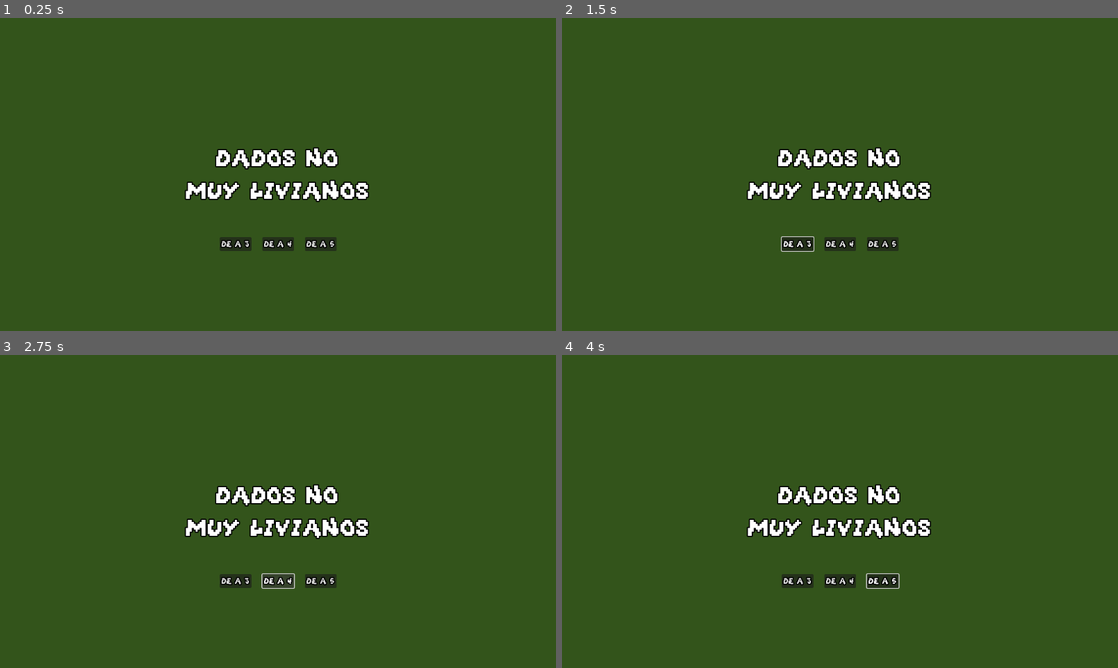
Above: before the commit, frames 1-4 (two rows, left to right).
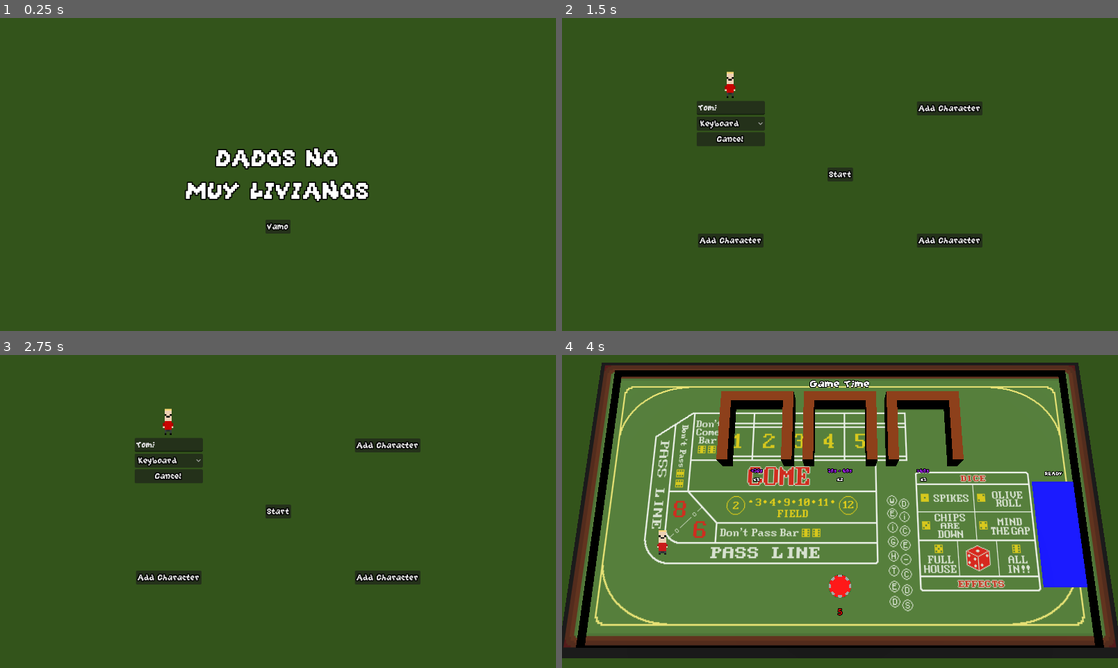
Above: after the commit, the same moments.

Repository: Laks0/weighted-dice-3d
Game: Godot game, scene res://Scenes/MainMenu/MainMenu.tscn
Same seed, same stepped clock (60 frames per second), same inputs: the game is played once before the commit and once after it.
Inputs (mouse positions are in pixels of both pictures, inside the frame that each line leads up to):
- Up to frame 1 (0.25 s): no input
- Up to frame 2 (1.5 s): click (795, 243) at 0.5 s, where only the run before the commit has a clickable "DE A 3"; click (840, 227) at 1.25 s, where only the run after the commit has a clickable "Vamo"
- Up to frame 3 (2.75 s): click (278, 580) at 2 s, where only the run before the commit has a clickable "DE A 4"
- Up to frame 4 (4 s): click (884, 580) at 2.75 s, where only the run before the commit has a clickable "DE A 5"; click (840, 511) at 3.5 s, where only the run after the commit has a clickable "Start"

The runs differ from the first frame. In frame 1, 1.0% of the frame differs, in the area x 39-61%, y 64-75%; in frame 2, 6.8%; in frame 3, 6.6%; in frame 4, 88%, in the area x 0-100%, y 2-97%.

Commit message:
Menú principal simple

Diff:
--- a/Classes/Die/Die.tscn
+++ b/Classes/Die/Die.tscn
@@ -18,21 +18,6 @@
 
 [sub_resource type="ConvexPolygonShape3D" id="ConvexPolygonShape3D_5v7i0"]
 points = PackedVector3Array(-0.893276, -0.985924, -0.862587, 0.893277, 0.985925, 0.862588, 0.893276, 0.985924, -0.86258 …(906 unchanged characters)…
-
-[sub_resource type="Animation" id="Animation_qrc6i"]
-resource_name = "Rotate1"
-tracks/0/type = "rotation_3d"
-tracks/0/imported = false
-tracks/0/enabled = true
-tracks/0/path = NodePath(".")
-tracks/0/interp = 1
-tracks/0/loop_wrap = true
-tracks/0/keys = PackedFloat32Array(1, 1, -0.707107, 0, 0, 0.707107)
-
-[sub_resource type="AnimationLibrary" id="AnimationLibrary_i73pv"]
-_data = {
-"Rotate1": SubResource("Animation_qrc6i")
-}
 
 [sub_resource type="BoxShape3D" id="BoxShape3D_c2hqq"]
 size = Vector3(0.916434, 0.87252, 0.9176)
@@ -71,6 +56,7 @@
 material = SubResource("StandardMaterial3D_bmhk7")
 
 [node name="Die" type="RigidBody3D"]
+transform = Transform3D(1, 0, 0, 0, -4.37114e-08, 1, 0, -1, -4.37114e-08, 0, 0, 0)
 collision_layer = 4
 collision_mask = 4
 mass = 10.0
@@ -88,11 +74,6 @@
 [node name="CollisionShape3D" type="CollisionShape3D" parent="."]
 transform = Transform3D(0.5, 0, 0, 0, 0.5, 0, 0, 0, 0.5, 0, 0, 0)
 shape = SubResource("ConvexPolygonShape3D_5v7i0")
-
-[node name="AnimationPlayer" type="AnimationPlayer" parent="."]
-libraries = {
-"": SubResource("AnimationLibrary_i73pv")
-}
 
 [node name="StateMachine" type="Node" parent="."]
 script = ExtResource("3_orssd")
--- a/Classes/Monigotes/Monigote.tscn
+++ b/Classes/Monigotes/Monigote.tscn
@@ -33,7 +33,7 @@
 shaded = true
 texture_filter = 0
 render_priority = 10
-animation = &"Grabbing"
+animation = &""
 autoplay = "Idle"
 
 [node name="CollisionShape3D" type="CollisionShape3D" parent="."]
--- a/Scenes/BettingScreenOld/BettingScreen.gd
+++ /dev/null
@@ -1,36 +0,0 @@
-extends Control
-
-@export var settingScene: PackedScene
-
-func _ready():
-	BetHandler.nextRound()
-
-	if BetHandler.currentRound > BetHandler.MAX_ROUNDS or PlayerHandler.amountOfPlayersLeft() <= 1:
-#		get_tree().change_scene_to_file("res://Escenas/EndScreen/EndScreen.tscn")
-		print("Fin")
-
-	$Round.text = "Round " + str(BetHandler.currentRound) + "/" + str(BetHandler.MAX_ROUNDS)
-	BetHandler.startRandomBet()
-	$CurrentBet.text = BetHandler.getCurrentBetName()
-
-	for player in PlayerHandler.players:
-		if !player.isStillPlaying():
-			continue
-
-		var settingInstance = settingScene.instantiate()
-		settingInstance.player = player
-
-		$HBoxContainer.add_child(settingInstance)
-
-func _process(_delta):
-	# Acción de usar el power
-	for player in PlayerHandler.players:
-		var controllAction = Controllers.controllers[player.inputController]["grab"]
-		if Input.is_action_just_pressed(controllAction):
-			player.usePower()
-
-func _on_Start_pressed():
-	for betSetting in $HBoxContainer.get_children():
-		betSetting.player.setBet(betSetting.bet, betSetting.candidate)
-
-	get_tree().change_scene_to_file("res://Scenes/Arena/Arena.tscn")
--- a/Scenes/BettingScreenOld/BettingScreen.tscn
+++ /dev/null
@@ -1,61 +0,0 @@
-[gd_scene load_steps=3 format=3]
-
-[ext_resource type="Script" path="res://Scenes/BettingScreenOld/BettingScreen.gd" id="1_lubrc"]
-[ext_resource type="PackedScene" uid="uid://co07hehp6l43k" path="res://Scenes/BettingScreenOld/BettingSetting.tscn" id="2_bb2ab"]
-
-[node name="BettingScreen" type="Control"]
-layout_mode = 3
-anchors_preset = 15
-anchor_right = 1.0
-anchor_bottom = 1.0
-grow_horizontal = 2
-grow_vertical = 2
-script = ExtResource("1_lubrc")
-settingScene = ExtResource("2_bb2ab")
-
-[node name="CurrentBet" type="Label" parent="."]
-layout_mode = 1
-anchors_preset = -1
-anchor_left = 0.5
-anchor_right = 0.5
-offset_left = -13.5
-offset_top = 24.0
-offset_right = 13.5
-offset_bottom = 26.0
-grow_horizontal = 2
-text = "Bet"
-
-[node name="Round" type="Label" parent="."]
-layout_mode = 1
-anchors_preset = 5
-anchor_left = 0.5
-anchor_right = 0.5
-offset_left = -39.5
-offset_right = 39.5
-offset_bottom = 26.0
-grow_horizontal = 2
-text = "Round 0/3"
-
-[node name="Start" type="Button" parent="."]
-layout_mode = 0
-anchor_left = 0.5
-anchor_right = 0.5
-anchor_bottom = 0.013
-offset_left = -20.5
-offset_top = 97.0
-offset_right = 20.5
-offset_bottom = 20.0
-focus_mode = 0
-text = "Start"
-
-[node name="HBoxContainer" type="HBoxContainer" parent="."]
-layout_mode = 0
-anchor_right = 1.0
-anchor_bottom = 1.0
-offset_left = 81.0
-offset_top = 134.0
-offset_right = -81.0
-offset_bottom = -200.0
-alignment = 1
-
-[connection signal="pressed" from="Start" to="." method="_on_Start_pressed"]
--- a/Scenes/BettingScreenOld/BettingSetting.gd
+++ /dev/null
@@ -1,42 +0,0 @@
-extends Control
-
-var player
-
-var bet : int = 1
-
-var candidate : int
-
-func _ready():
-	var candidates = BetHandler.getCandidates(player.id)
-
-	for c in candidates:
-		if not BetHandler.areCandidatesPlayers():
-			$"%Results".add_item(str(c), c)
-			continue
-		var playerCandidate = PlayerHandler.getPlayerById(c)
-		$"%Results".add_item(playerCandidate.name, c)
-
-	$"%Bank".text = "Bank: " + str(player.bank)
-	$"%Name".text = player.name
-	$"%Name".modulate = player.color
-
-	$"%BetAmount".min_value = BetHandler.getMinimunBet()
-
-	updateTotal()
-
-func updateTotal():
-	$"%BetAmount".max_value = player.bank
-
-func _on_BetAmount_value_changed(value):
-	bet = value
-	updateTotal()
-
-func _process(_delta):
-	var selectedId = $"%Results".get_selected_id()
-	candidate = selectedId
-
-	if not BetHandler.areCandidatesPlayers():
-		return
-
-	var selectedPlayer = PlayerHandler.getPlayerById(selectedId)
-	$"%Results".modulate = selectedPlayer.color
--- a/Scenes/BettingScreenOld/BettingSetting.tscn
+++ /dev/null
@@ -1,62 +0,0 @@
-[gd_scene load_steps=2 format=3]
-
-[ext_resource type="Script" path="res://Scenes/BettingScreenOld/BettingSetting.gd" id="1_hbc33"]
-
-[node name="BettingSetting" type="Control" groups=["Setting"]]
-custom_minimum_size = Vector2(250, 0)
-layout_mode = 3
-anchors_preset = 15
-anchor_right = 1.0
-anchor_bottom = 1.0
-grow_horizontal = 2
-grow_vertical = 2
-script = ExtResource("1_hbc33")
-
-[node name="VBoxContainer" type="VBoxContainer" parent="."]
-layout_mode = 0
-anchor_left = 0.5
-anchor_top = 0.5
-anchor_right = 0.5
-anchor_bottom = 0.5
-offset_left = -112.5
-offset_top = -81.0
-offset_right = 112.5
-offset_bottom = 81.0
-alignment = 1
-
-[node name="Name" type="Label" parent="VBoxContainer"]
-unique_name_in_owner = true
-layout_mode = 2
-text = "Nombre"
-horizontal_alignment = 1
-
-[node name="Bank" type="Label" parent="VBoxContainer"]
-unique_name_in_owner = true
-layout_mode = 2
-text = "Bank: "
-horizontal_alignment = 1
-
-[node name="HBoxContainer" type="HBoxContainer" parent="VBoxContainer"]
-layout_mode = 2
-alignment = 1
-
-[node name="ResultLabel" type="Label" parent="VBoxContainer/HBoxContainer"]
-unique_name_in_owner = true
-layout_mode = 2
-text = "Bet result:"
-
-[node name="Results" type="OptionButton" parent="VBoxContainer/HBoxContainer"]
-unique_name_in_owner = true
-layout_mode = 2
-focus_mode = 0
-
-[node name="BetAmount" type="SpinBox" parent="VBoxContainer"]
-unique_name_in_owner = true
-layout_mode = 2
-min_value = 1.0
-value = 1.0
-exp_edit = true
-rounded = true
-prefix = "Bet Amount:"
-
-[connection signal="value_changed" from="VBoxContainer/BetAmount" to="." method="_on_BetAmount_value_changed"]
--- a/Scenes/BettingScreenOld/Leaderboard.gd
+++ /dev/null
@@ -1,14 +0,0 @@
-extends RichTextLabel
-
-func _ready():
-	var players = PlayerHandler.getPlayersInOrder()
-
-	for player in players:
-		var color = player.color.to_html(false)
-		if not player.isStillPlaying():
-			color = "aaa"
-
-		text += "[color=#" + color + "]"
-		text += player.name
-		text += "[/color]: "
-		text += str(player.bank) + "\n"
--- a/Scenes/BettingScreenOld/Leaderboard.tscn
+++ /dev/null
@@ -1,16 +0,0 @@
-[gd_scene load_steps=2 format=3]
-
-[ext_resource type="Script" path="res://Scenes/BettingScreenOld/Leaderboard.gd" id="1_hulim"]
-
-[node name="Leaderboard" type="RichTextLabel"]
-anchors_preset = 8
-anchor_left = 0.5
-anchor_top = 0.5
-anchor_right = 0.5
-anchor_bottom = 0.5
-offset_left = -640.0
-offset_top = -360.0
-offset_right = 640.0
-offset_bottom = 360.0
-bbcode_enabled = true
-script = ExtResource("1_hulim")
--- /dev/null
+++ b/Scenes/MainMenu/MainMenu.gd
@@ -0,0 +1,6 @@
+extends Control
+
+@export var startScene : PackedScene
+
+func _on_start_button_pressed():
+	get_tree().change_scene_to_packed(startScene)
--- a/Scenes/MainMenu/MainMenu.tscn
+++ b/Scenes/MainMenu/MainMenu.tscn
@@ -1,6 +1,8 @@
-[gd_scene load_steps=2 format=3 uid="uid://b3dw1evsv1xx2"]
+[gd_scene load_steps=4 format=3 uid="uid://b3dw1evsv1xx2"]
 
 [ext_resource type="Theme" uid="uid://bnaa8nx0gbxlb" path="res://DefaultTheme.tres" id="1_lokk3"]
+[ext_resource type="Script" path="res://Scenes/MainMenu/MainMenu.gd" id="2_osvw6"]
+[ext_resource type="PackedScene" uid="uid://cq54i4r3w1hj4" path="res://Scenes/CharacterScreen/CharacterScreen.tscn" id="3_1vcer"]
 
 [node name="Main Menu" type="Control"]
 layout_mode = 3
@@ -10,6 +12,8 @@
 grow_horizontal = 2
 grow_vertical = 2
 theme = ExtResource("1_lokk3")
+script = ExtResource("2_osvw6")
+startScene = ExtResource("3_1vcer")
 
 [node name="GameName" type="Label" parent="."]
 layout_mode = 1
@@ -30,29 +34,19 @@
 horizontal_alignment = 1
 vertical_alignment = 1
 
-[node name="StartButton" type="HBoxContainer" parent="."]
+[node name="StartButton" type="Button" parent="."]
 layout_mode = 1
 anchors_preset = 7
 anchor_left = 0.5
 anchor_top = 1.0
 anchor_right = 0.5
 anchor_bottom = 1.0
-offset_left = -77.5
-offset_top = -216.0
-offset_right = 77.5
-offset_bottom = -184.0
+offset_left = -29.0
+offset_top = -256.0
+offset_right = 29.0
+offset_bottom = -224.0
 grow_horizontal = 2
 grow_vertical = 0
-alignment = 1
+text = "Vamo"
 
-[node name="3Player" type="Button" parent="StartButton"]
-layout_mode = 2
-text = "DE A 3"
-
-[node name="4Player" type="Button" parent="StartButton"]
-layout_mode = 2
-text = "DE A 4"
-
-[node name="5Player" type="Button" parent="StartButton"]
-layout_mode = 2
-text = "DE A 5"
+[connection signal="pressed" from="StartButton" to="." method="_on_start_button_pressed"]
Not shown: 1 places in Classes/Die/Die.tscn that only renumber resources
